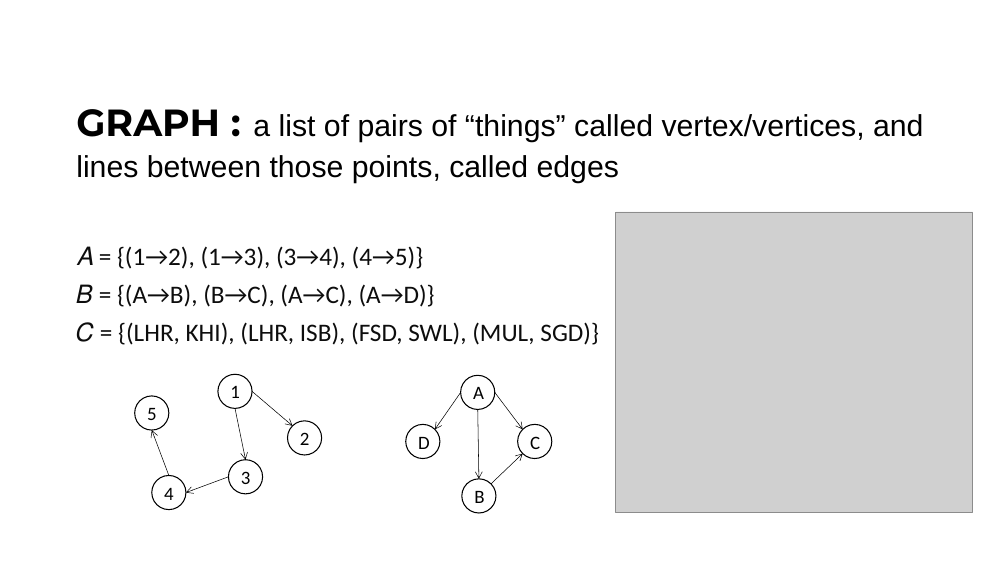
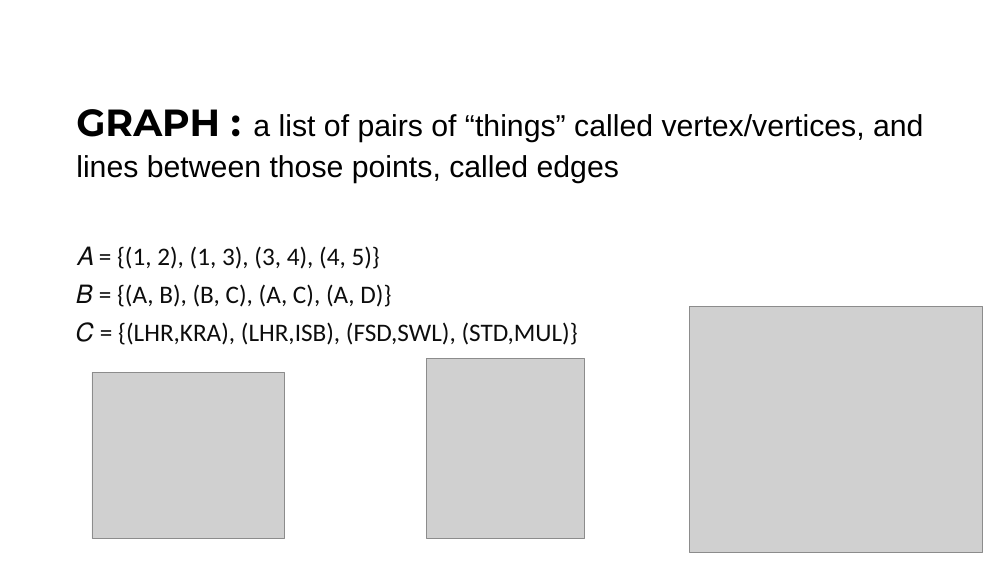
Before and after one commit to ibmbt/group5_graphtheory, a slide deck: slide 2 of group5_graphtheory.pptx. Drawn at 1008x567 pixels with LibreOffice and Linux fonts; fonts in the diff are those of the drawing; grey boxes stand for pictures. Boxes give left, top, right and bottom in pixels: in the first picture for what was removed or moved away, otherwise in the second. Text is boxed around its words. In the diff, an @@ line names an element or a change of style, - is before the commit and + after.

```diff
--- a/group5_graphtheory.pptx
+++ b/group5_graphtheory.pptx
@@ text at bbox=[76, 246, 578, 345]: text changed @@
-𝐴 = {(1→2), (1→3), (3→4), (4→5)}
-𝐵 = {(A→B), (B→C), (A→C), (A→D)}
-𝐶 = {(LHR, KHI), (LHR, ISB), (FSD, SWL), (MUL, SGD)}
+𝐴 = {(1, 2), (1, 3), (3, 4), (4, 5)}
+𝐵 = {(A, B), (B, C), (A, C), (A, D)}
+𝐶 = {(LHR,KRA), (LHR,ISB), (FSD,SWL), (STD,MUL)}
@@ picture: place and size @@
-picture at bbox=[616, 212, 973, 512]
+picture at bbox=[690, 306, 983, 553]
@@ picture added at bbox=[427, 358, 585, 539] @@
@@ picture added at bbox=[92, 373, 285, 539] @@
@@ ellipse removed at bbox=[218, 374, 252, 408] @@
-1
@@ ellipse removed at bbox=[461, 375, 495, 409] @@
-A
@@ ellipse removed at bbox=[135, 396, 169, 430] @@
-5
@@ arrow removed from (235, 408) to (246, 460) @@
@@ arrow removed from (252, 392) to (293, 426) @@
@@ arrow removed from (461, 392) to (435, 430) @@
@@ arrow removed from (478, 410) to (479, 479) @@
@@ arrow removed from (495, 392) to (523, 430) @@
@@ arrow removed from (169, 476) to (152, 430) @@
@@ ellipse removed at bbox=[287, 421, 321, 455] @@
-2
@@ ellipse removed at bbox=[406, 424, 440, 458] @@
-D
@@ ellipse removed at bbox=[518, 424, 552, 458] @@
-C
@@ ellipse removed at bbox=[152, 476, 186, 510] @@
-4
@@ arrow removed from (228, 477) to (186, 493) @@
@@ ellipse removed at bbox=[228, 460, 262, 494] @@
-3
@@ ellipse removed at bbox=[462, 479, 496, 513] @@
-B
@@ arrow removed from (491, 484) to (523, 454) @@
```
Also in this commit, not shown: 4 other slides changed.
